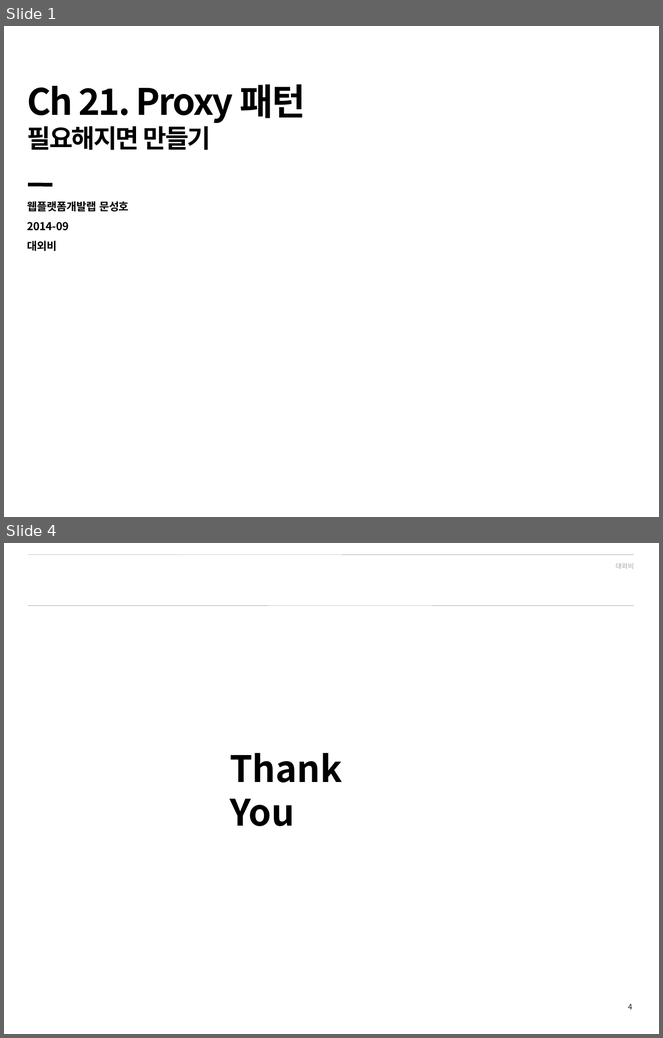
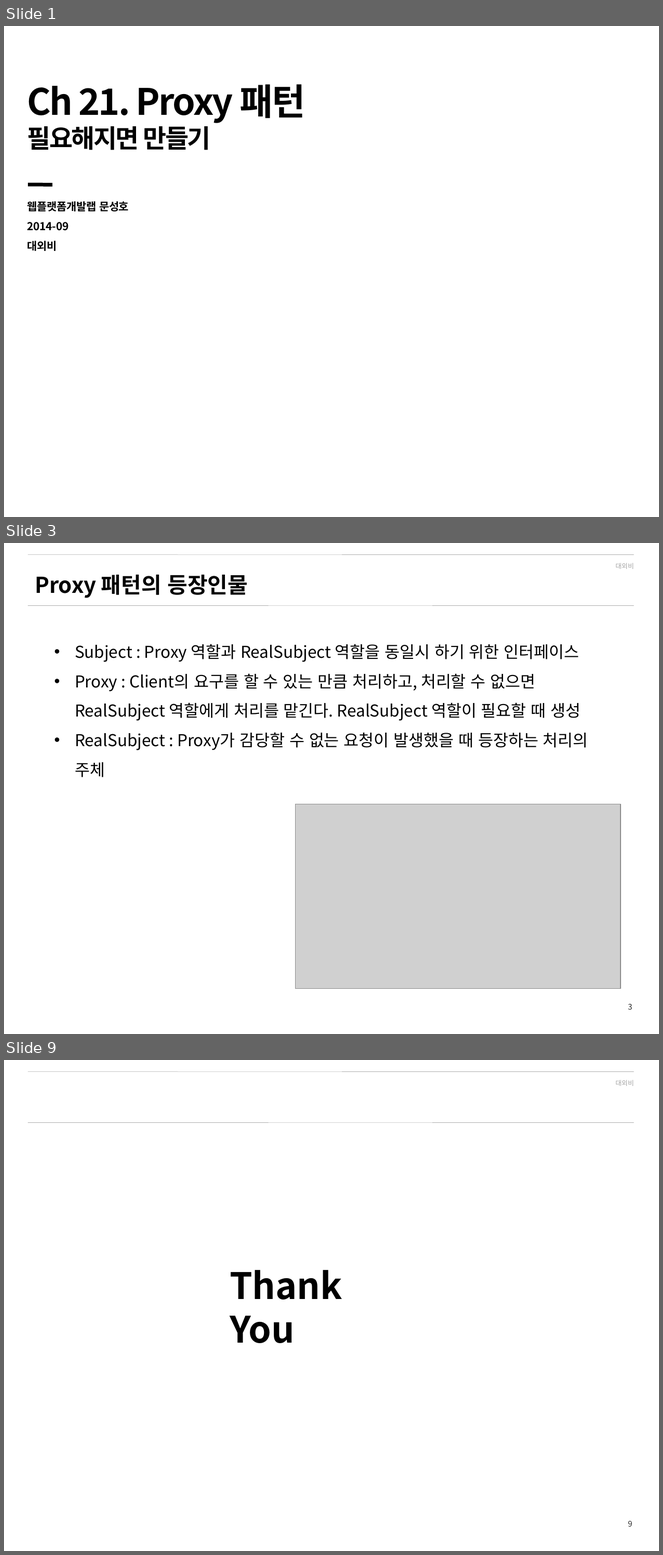
Before and after one commit to shyr/designpattern, a slide deck: src/_ppt/ch21.pptx. Shown one above the other, each under a label of ours: slides 1 and 4 before the commit, slides 1, 3 and 9 after it; the slides between them are not shown. The pictures are 663x1038 and 663x1555 pixels, drawn with LibreOffice and Linux fonts; fonts in the diff are those of the drawing; grey boxes stand for pictures; background and template pictures are left out. Boxes give left, top, right and bottom in pixels: in the first picture for what was removed or moved away, otherwise in the second. Text is boxed around its words. In the diff, an @@ line names an element or a change of style, - is before the commit and + after.

```diff
--- a/src/_ppt/ch21.pptx
+++ b/src/_ppt/ch21.pptx
@@ slide 3 added at [4,543,659,1034], background #FFFFFF; not listed: 4 template elements that a slide beside it also shows @@
@@ text added at [35,574,248,598], 24 pt, text #000000, bold @@
+Proxy 패턴의 등장인물
@@ text added at [75,644,588,778], 18 pt, text #000000 @@
+• Subject : Proxy 역할과 RealSubject 역할을 동일시 하기 위한 인터페이스
+• Proxy : Client의 요구를 할 수 있는 만큼 처리하고, 처리할 수 없으면 RealSubject 역할에게 처리를 맡긴다. RealSubject 역할이 필요할 때 생성
+• RealSubject : Proxy가 감당할 수 없는 요청이 발생했을 때 등장하는 처리의 주체
@@ picture added at [296,805,621,989] @@
@@ what was slide 4 is now slide 9 @@
@@ page number at [628,1521,632,1527]: text changed @@
-4
+9
```
Also in this commit, not shown: 6 other slides added, 2 slides removed, 3 other files.
